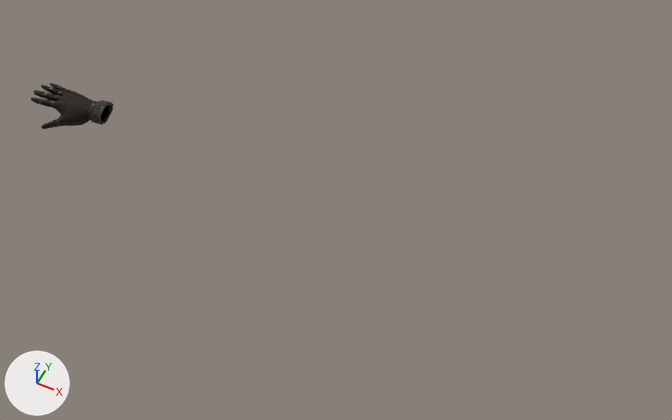
One commit to the glTF model hand/Gloves/gloves.glb: the scene before it, then after it.
One viewpoint serves both versions: a 50 mm lens placed at (1.136, -1.143, 1.391), pointed at (0.572, -0.016, -0.018). The lights are fixed; the arrows at lower left show +X, +Y and +Z. Vertices at the same position are counted once.

In view in the first picture: 'gloves_export'.
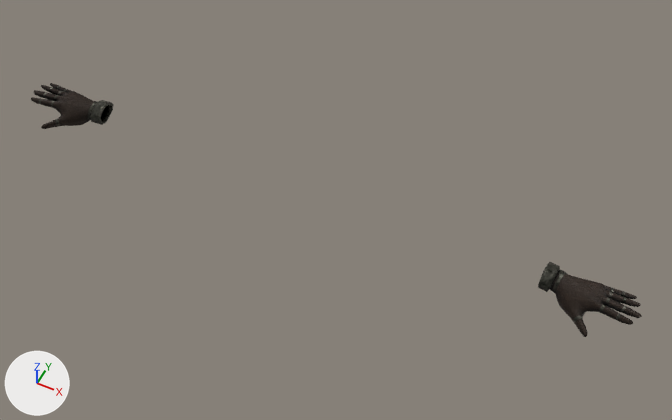
The newer file is also turned or shifted as a whole; pictures and numbers use the older file's frame.

The change, as a diff of the scene's bpy script:
```diff
--- a/hand/Gloves/gloves.glb.py
+++ b/hand/Gloves/gloves.glb.py
@@ me_track_jacket_baked_023 @@
 me_track_jacket_baked_023.from_pydata(...)  # 657 vertices, 1300 faces; spans x -0.19..0.001, y -0.092..0.029, z -0.028..0.023
 # used by ob_gloves_export; location = (0.0, 0.0, 0.0)
+# me_track_jacket_baked_023 part 1: the loose piece of 569 vertices spanning x -0.19..-0.015, y -0.092..0.027, z -0.028..0.015 is copied, and the copy is mirrored in x about its middle, then moved by (1.207, 0.0, 0.0); it spans x 1.017..1.192, y -0.092..0.027, z -0.028..0.015
+# me_track_jacket_baked_023 part 2: the loose piece of 88 vertices spanning x -0.025..0.001, y -0.033..0.029, z -0.022..0.023 is copied, and the copy is mirrored in x about its middle, then moved by (1.025, 0.0, 0.0); it spans x 1.0..1.027, y -0.033..0.029, z -0.022..0.023
 me_track_jacket_baked_023.materials.append(mat_gloves_default_export)
```

Where the change shows, as pixel boxes [x1, y1, x2, y2] in the pictures (672 x 420 px):
'gloves_export', reshaped (637% wider, 443% taller): before [31, 83, 113, 129]; after [31, 83, 642, 337]
part 1 of me_track_jacket_baked_023, added: after [550, 270, 642, 337]
part 2 of me_track_jacket_baked_023, added: after [538, 262, 560, 292]
